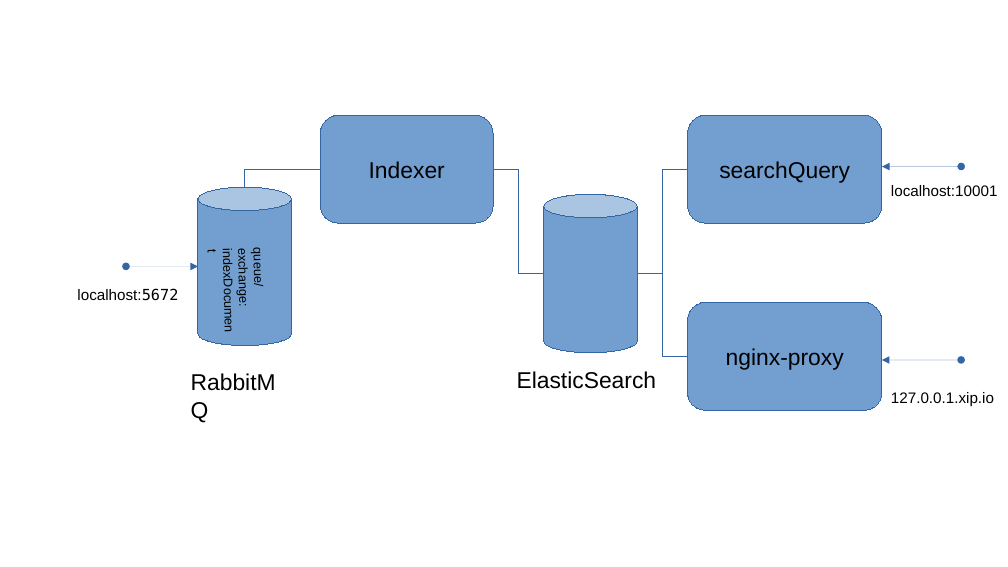
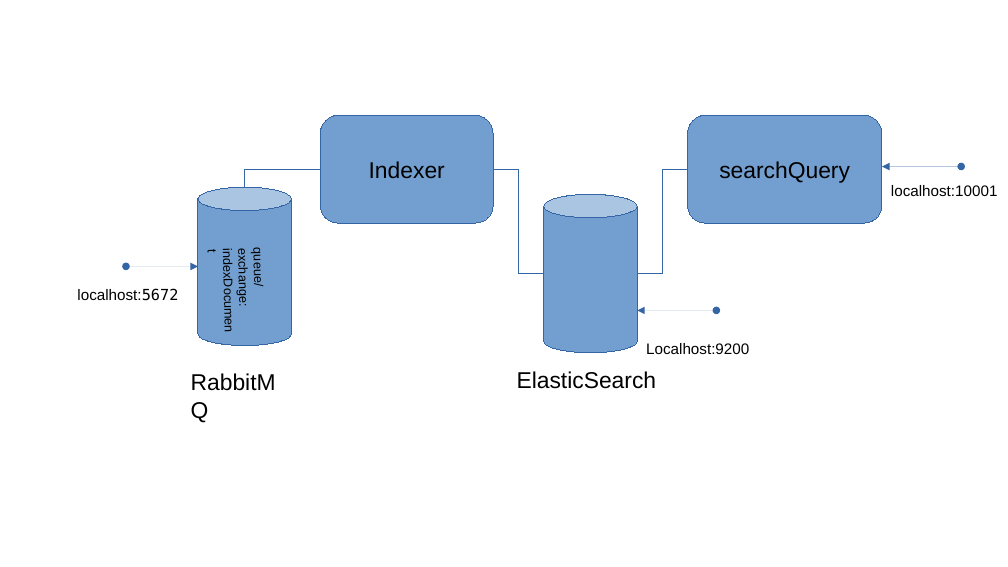
Before and after one commit to DocumentIndexing/Search-Compose, a slide deck: slide 1 of documents/SearchArchitecture.odp. Drawn at 1008x567 pixels with LibreOffice and Linux fonts; fonts in the diff are those of the drawing. Boxes give left, top, right and bottom in pixels: in the first picture for what was removed or moved away, otherwise in the second. Text is boxed around its words. In the diff, an @@ line names an element or a change of style, - is before the commit and + after.

Commit message:
Added Documentation and simplified elastic as nginx-proxy no-longer required

```diff
--- a/documents/SearchArchitecture.odp
+++ b/documents/SearchArchitecture.odp
@@ elbow line removed from (638, 273) to (688, 357) @@
@@ double arrow moved from (961, 360) - (883, 360) to (716, 310) - (638, 310) @@
@@ rounded rectangle removed at [688,303,883,411] @@
-nginx-proxy
@@ text added at [646,343,749,354], 12 pt, text #000000 @@
+Localhost:9200
@@ text removed at [891,392,994,406] @@
-127.0.0.1.xip.io
```
Also in this commit, not shown: 1 other file.
